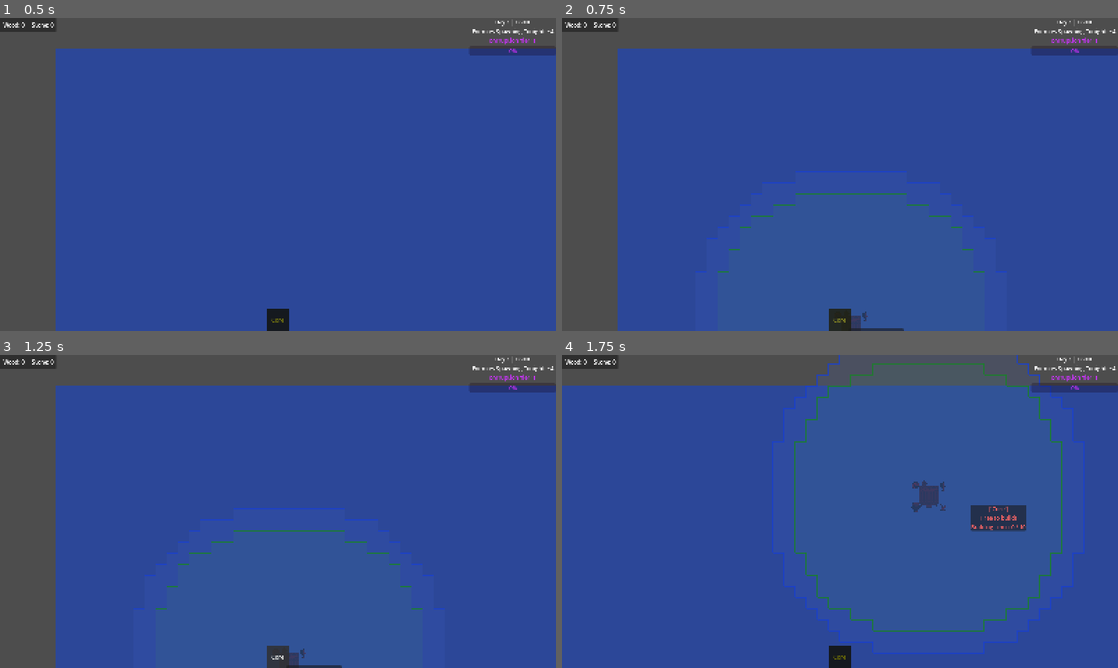
Above: before the commit, frames 1-4 (two rows, left to right).
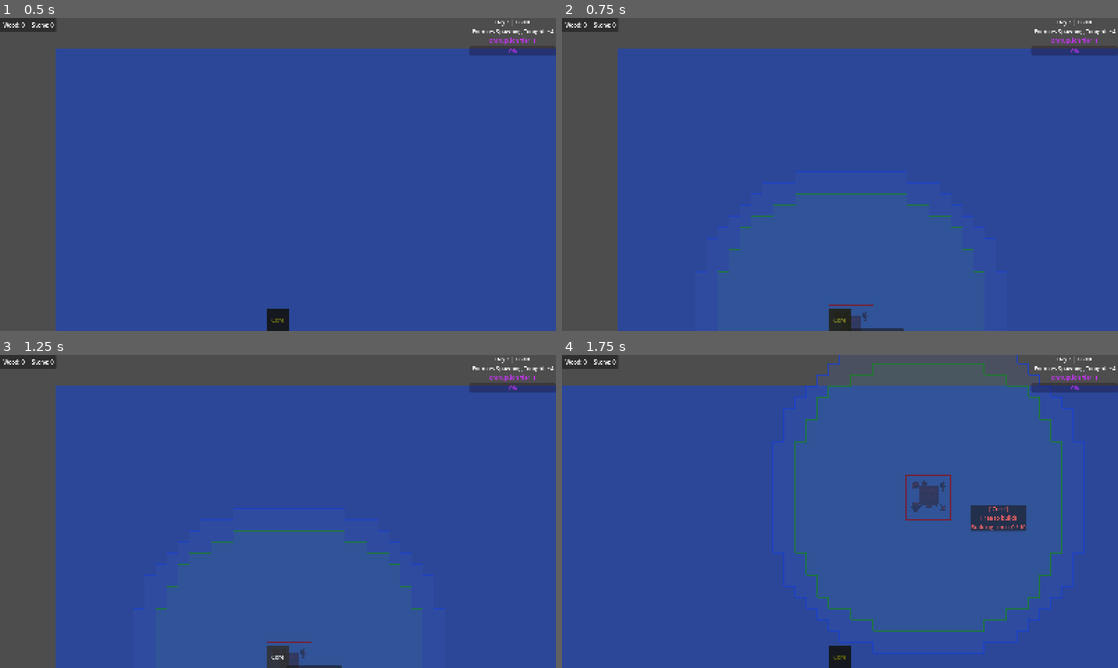
Above: after the commit, the same moments.

Repository: ColdTerror/Core-and-Conveyor
Game: Godot game, scene res://scenes/level.tscn
Two runs of this game, one before a commit and one after it. Both use one fixed random seed, a clock stepped at 60 frames per second and the inputs below. The engine's default icon, where the game draws it, is replaced by a stand-in: a white triangle on a blue panel in a dark square.
Inputs (mouse positions are in pixels of both pictures, inside the frame that each line leads up to):
- Up to frame 1 (0.5 s): no input
- Up to frame 2 (0.75 s): click "Core" at 0.5 s
- Up to frame 3 (1.25 s): no input
- Up to frame 4 (1.75 s): tap Enter at 1.25 s; move the mouse to (962, 495) at 1.27 s; hold Right (ui_right) from 1.28 s (still down); hold X (deconstruct_hotkey) from 1.28 s (still down); click (962, 495) at 1.42 s

Frame 1 is identical in both runs. In frame 2, less than 0.1% of the frame differs, in the area x 48-56%, y 91-92%; in frame 3, less than 0.1%; in frame 4, 0.1%, in the area x 61-70%, y 38-53%.

Commit message:
Ghost placement, inventory hook and UI overlays
Move two kanban tasks into the Done column. In building_manager.gd, connect EconomyManager inventory changes in _ready and add _on_inventory_changed to re-evaluate the ghost/drag placement when inventory updates; also set a per-ghost "is_valid" meta value when updating ghost positions and drag lines so validity can be consumed by renderers. In detail_menu.gd, improve processor recipe display by formatting inputs and outputs into a readable multi-line string and retain the "Switch Recipe" button when multiple recipes exist. In overlay_renderer.gd, draw exact building footprints for ghost objects with colored borders (green/red) based on the ghost's validity and reset the canvas transform afterward.

Diff:
--- a/scripts/Managers/building_manager.gd
+++ b/scripts/Managers/building_manager.gd
@@ -65,6 +65,11 @@
 # ==========================================
 # SETUP
 # ==========================================
+func _ready():
+	# Listen for any economy changes!
+	EconomyManager.inventory_changed.connect(_on_inventory_changed)
+
+
 
 func initialize(level_instance: Node2D):
 	level_ref = level_instance
@@ -392,6 +397,16 @@
 
 	placement_cost_updated.emit(ghost_building.building_name, total_cost, can_place, extra_stats)
 
+func _on_inventory_changed():
+	# If we are currently holding a blueprint, re-check the tile we are hovering over!
+	if placing_building and is_instance_valid(ghost_building):
+		var current_grid_pos = _get_mouse_grid()
+
+		if is_dragging:
+			_update_drag_line(current_grid_pos)
+		else:
+			_update_ghost_position_to(current_grid_pos)
+
 func _update_ghost_position_to(grid_pos: Vector2i):
 	ghost_building.place_at(grid_pos, object_layer)
 	var valid = _can_place_building(ghost_building, grid_pos)
@@ -410,6 +425,8 @@
 		if is_instant and not cost.is_empty():
 			if not EconomyManager.can_afford(cost):
 				valid = false # Turn the ghost red instantly!
+
+	ghost_building.set_meta("is_valid", valid)
 
 	ghost_building.set_valid_placement(valid)
 	update_placement_cost_ui(0 if is_free else 1, valid)
@@ -504,6 +521,8 @@
 			current_drag_network.append(pt)
 			if not is_free_overwrite:
 				chargeable_count += 1
+
+		g.set_meta("is_valid", is_valid)
 
 		if g.has_method("set_valid_placement"):
 			g.set_valid_placement(is_valid)
--- a/scripts/UI/detail_menu.gd
+++ b/scripts/UI/detail_menu.gd
@@ -106,14 +106,33 @@
 # --- HELPER: Setup UI for Factories ---
 func _setup_processor_ui(b: ProcessorBuilding):
 	if b.recipes.size() > 0:
-		info_label.text = "Recipe: %s" % b.active_recipe.recipe_name
-
-		# Only spawn the button if we actually have choices
+		var recipe = b.active_recipe
+		var details = "Recipe: %s\n" % recipe.recipe_name
+
+		# --- 1. FORMAT INPUTS ---
+		# Loop through the Dictionary keys (ItemResource) and get the value (Amount)
+		if recipe.inputs.size() > 0:
+			details += "[Requires]"
+			for item_res in recipe.inputs.keys():
+				var amount = recipe.inputs[item_res]
+				# Fallback just in case a resource is empty/null
+				var item_name = item_res.display_name if item_res != null else "Unknown Item"
+				details += "\n • %d %s" % [amount, item_name]
+
+		# --- 2. FORMAT OUTPUT ---
+		# Grab the single output item directly!
+		if recipe.output_item != null:
+			details += "\n[Produces]"
+			details += "\n • %d %s" % [recipe.output_count, recipe.output_item.display_name]
+
+		# Apply the final formatted string!
+		info_label.text = details.strip_edges()
+
+		# 3. Only spawn the button if we actually have choices
 		if b.recipes.size() > 1:
 			_create_button("Switch Recipe", Color.WHITE, b.cycle_recipe)
 	else:
 		info_label.text = "No Recipes Configured"
-
 
 # --- HELPER: Setup UI for Stockpiles ---
 func _setup_stockpile_ui(b: StockpileBuilding):
--- a/scripts/UI/overlay_renderer.gd
+++ b/scripts/UI/overlay_renderer.gd
@@ -166,3 +166,28 @@
 	# Draw borders
 	_draw_tile_set(unique_build_tiles, Color(0,0,0,0), Color(0.2, 1.0, 0.2, 0.8), tile_size, half_offset, b_width)
 	_draw_tile_set(unique_safe_tiles,  Color(0,0,0,0), Color(0.2, 0.5, 1.0, 0.8), tile_size, half_offset, b_width)
+
+	# Draw Exact Building Footprints
+	for g in ghosts_to_draw:
+		if not is_instance_valid(g): continue
+
+		var b_size = g.size if "size" in g else Vector2i(1, 1)
+		var footprint_px = Vector2(b_size.x * tile_size, b_size.y * tile_size)
+
+		# The physical center of the building is exactly half the size up and left
+		var top_left = -footprint_px / 2.0
+
+		var is_valid = g.get_meta("is_valid", true)
+
+		var border_color = Color(0.2, 1.0, 0.2, 0.9) if is_valid else Color(1.0, 0.2, 0.2, 0.9)
+		var grid_color = Color(border_color.r, border_color.g, border_color.b, 0.3) # Faint version
+
+		# Align the Godot canvas to the ghost's exact position and rotation
+		draw_set_transform(to_local(g.global_position), g.rotation, g.scale)
+
+		# 1. Draw the thick outer border
+		draw_rect(Rect2(top_left, footprint_px), border_color, false, 2.0)
+
+
+	# Reset the canvas transform so it doesn't mess up the rest of the game!
+	draw_set_transform(Vector2.ZERO, 0.0, Vector2(1,1))
Not shown, changed: kanban_tasks_data.kanban
